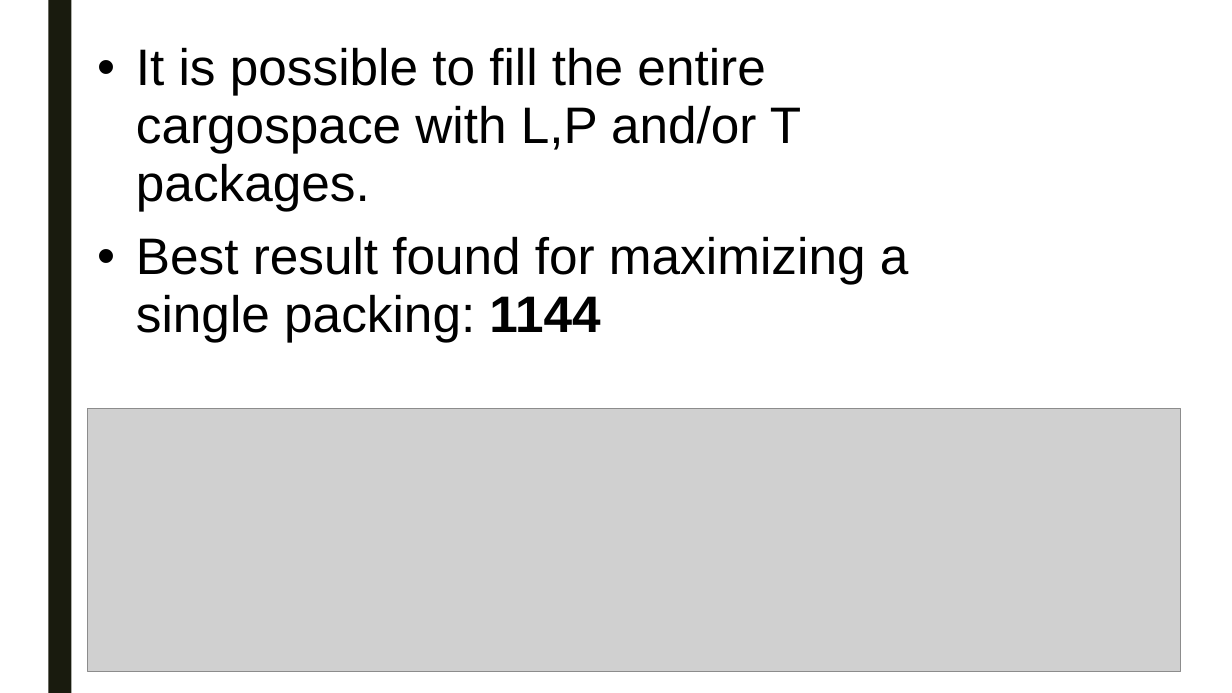
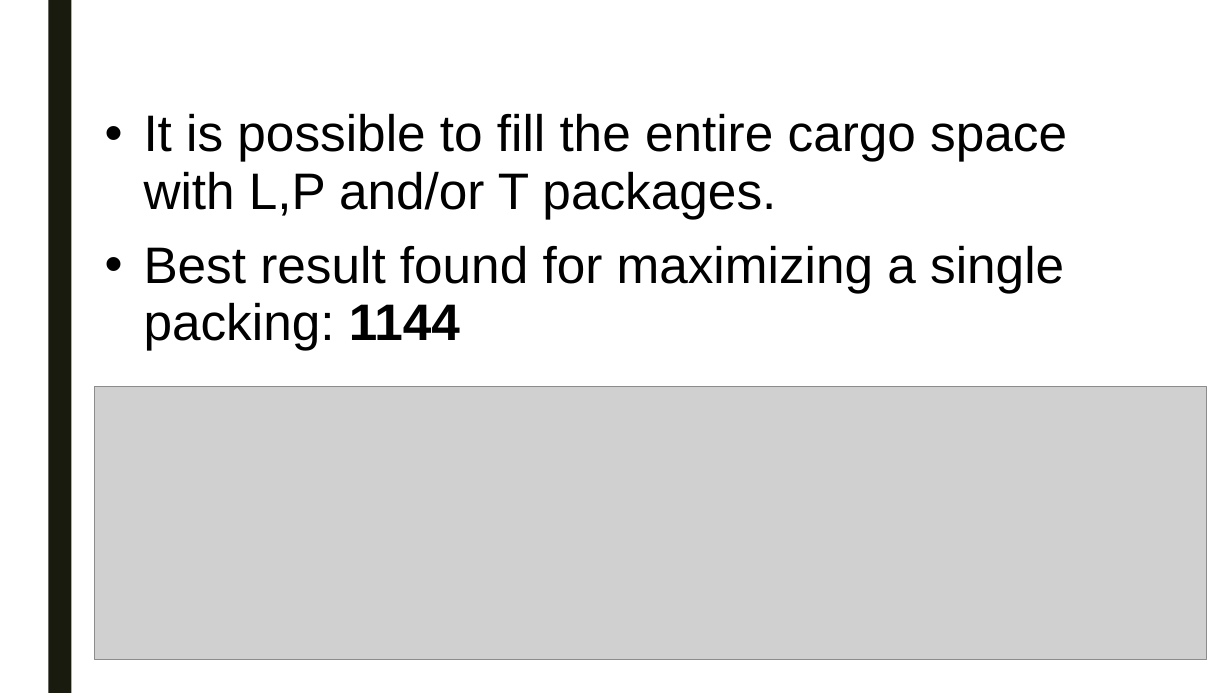
Before and after one commit to swengeler/PP3, a slide deck: slide 7 of Report, presentation and related stuff/Knapsack_problem.pptx. Drawn at 1232x693 pixels with LibreOffice and Linux fonts; fonts in the diff are those of the drawing; grey boxes stand for pictures. Boxes give left, top, right and bottom in pixels: in the first picture for what was removed or moved away, otherwise in the second. Text is boxed around its words. In the diff, an @@ line names an element or a change of style, - is before the commit and + after.

```diff
--- a/Report, presentation and related stuff/Knapsack_problem.pptx
+++ b/Report, presentation and related stuff/Knapsack_problem.pptx
@@ text "It is possible to fill ...": place and size @@
-text "It is possible to fill ..." at (136,47,909,342)
+text "It is possible to fill ..." at (144,113,1067,350)
@@ text at (144,113,1067,219): spaces changed @@
-• It is possible to fill the entire cargospace with L,P and/or T packages.
+• It is possible to fill the entire cargo space with L,P and/or T packages.
@@ picture: place and size @@
-picture at (88,409,1181,672)
+picture at (94,386,1207,660)
```
Also in this commit, not shown: 12 other slides changed, 13 slides added, 8 slides removed.
